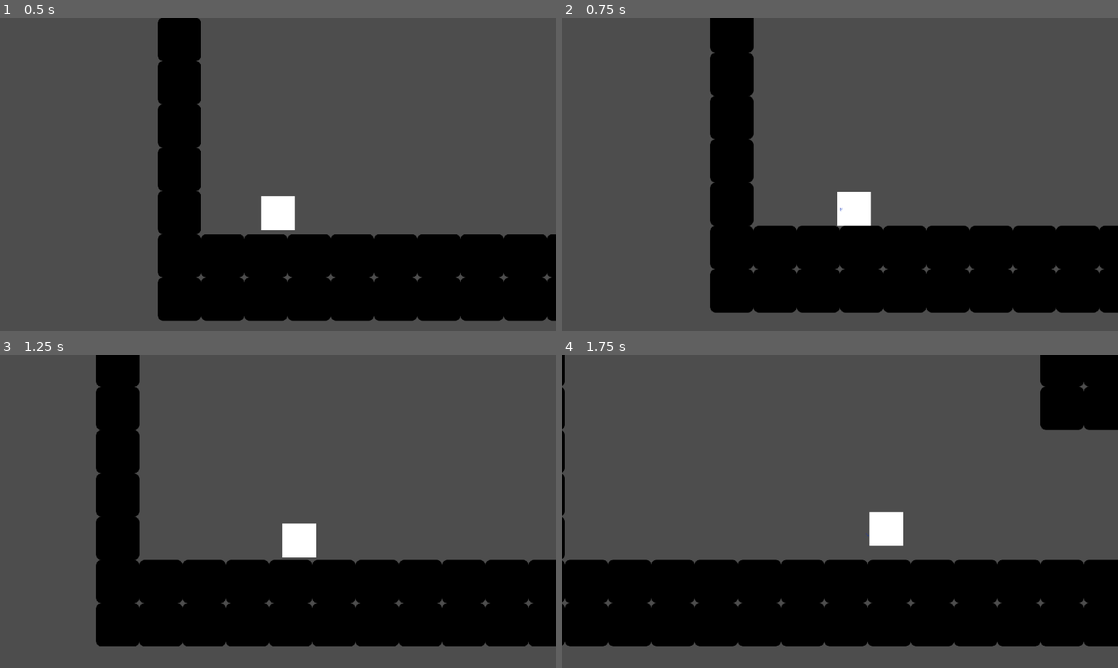
Above: before the commit, frames 1-4 (two rows, left to right).
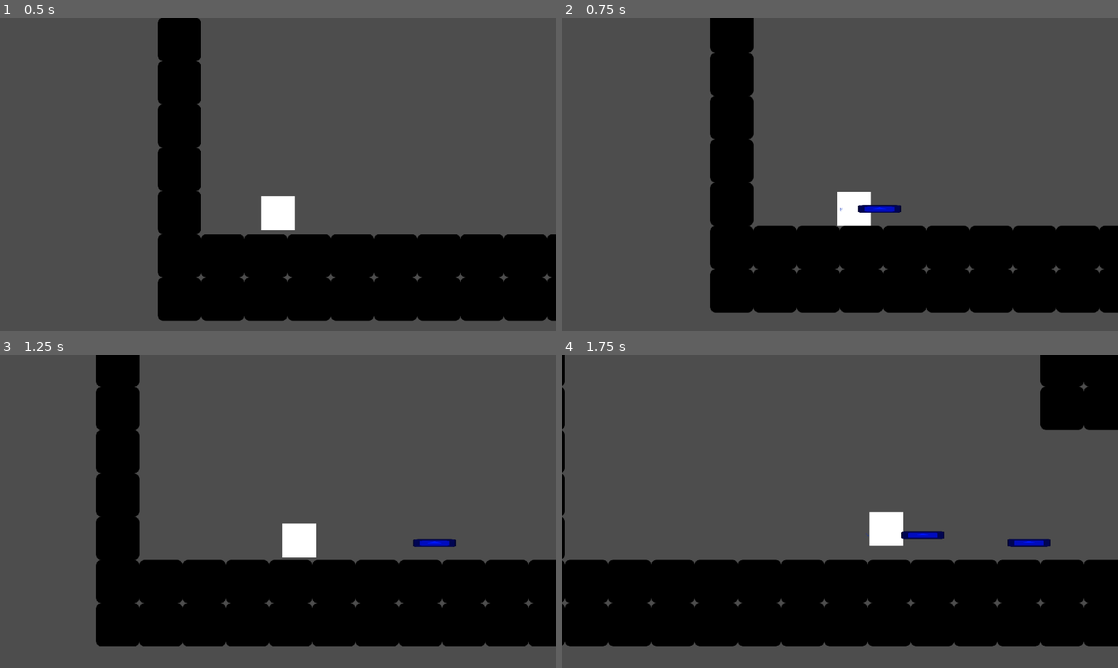
Above: after the commit, the same moments.

Repository: LitheFulminare/Operation-Venulysian
Game: Godot game, scene res://Game scenes/Prototyping.tscn
Two runs of this game, one before a commit and one after it. Both use one fixed random seed, a clock stepped at 60 frames per second and the inputs below. The engine's default icon, where the game draws it, is replaced by a stand-in: a white triangle on a blue panel in a dark square.
Inputs (mouse positions are in pixels of both pictures, inside the frame that each line leads up to):
- Up to frame 1 (0.5 s): no input
- Up to frame 2 (0.75 s): move the mouse to (962, 158) at 0.52 s; hold D (Right) from 0.53 s (still down); click (962, 158) at 0.6 s
- Up to frame 3 (1.25 s): keep holding D (Right); tap W (Up) at 0.77 s
- Up to frame 4 (1.75 s): keep holding D (Right); move the mouse to (728, 527) at 1.27 s; tap Shift (Dash) at 1.35 s; tap W (Up) at 1.52 s; click (728, 527) at 1.55 s

Frame 1 is identical in both runs. In frame 2, 0.2% of the frame differs, in the area x 53-61%, y 59-63%; in frame 3, 0.2%; in frame 4, 0.4%, in the area x 61-88%, y 56-62%.

Commit message:
setup projectile & organization

Diff:
--- a/Operation Venulysian/Player/player.gd
+++ b/Operation Venulysian/Player/Scripts/player.gd
@@ -5,13 +5,15 @@
 @export var movement_component: MovementComponent
 @export var grappling_hook_component: GrapplingHookComponent
 @export var attack_controller: AttackController
+@export var weapon_controller: WeaponContoller
 
 var is_movement_blocked: bool = false
 var is_in_grappling_hook: bool = false
 
 func _process(_delta: float) -> void:
 	if Input.is_action_just_pressed("Melee"):
-		attack_controller.melee_attack()
+		weapon_controller.shoot(global_position, Vector2(1,0))
+		#attack_controller.melee_attack()
 
 func _physics_process(delta: float) -> void:
 	movement_component.move(delta)
--- /dev/null
+++ b/Operation Venulysian/Player/Scripts/projectile.gd
@@ -0,0 +1,17 @@
+class_name Projectile extends Area2D
+
+var direction: Vector2
+var speed: float
+
+func _process(delta: float) -> void:
+	global_position += (direction * speed) * delta
+
+func shoot(direction: Vector2, speed: float) -> void:
+	self.direction = direction
+	self.speed = speed
+
+
+
+func _on_timer_timeout() -> void:
+	print("Projectile despawning")
+	queue_free()
--- /dev/null
+++ b/Operation Venulysian/Player/Scripts/weapon_controller.gd
@@ -0,0 +1,13 @@
+class_name WeaponContoller extends Node
+
+@export_group("Components")
+@export var projectile_scene: PackedScene
+
+@export_group("Parameters")
+@export var projectile_velocity: float = 1000.0
+
+func shoot(spawn_position: Vector2, direction: Vector2) -> void:
+	var projectile: Projectile = projectile_scene.instantiate()
+	get_tree().root.add_child(projectile)
+	projectile.shoot(direction, projectile_velocity)
+	projectile.global_position = spawn_position
--- a/Operation Venulysian/Player/player.tscn
+++ b/Operation Venulysian/Player/player.tscn
@@ -1,10 +1,12 @@
-[gd_scene load_steps=8 format=3 uid="uid://b1vtmnwr2sk4q"]
+[gd_scene load_steps=10 format=3 uid="uid://b1vtmnwr2sk4q"]
 
-[ext_resource type="Script" uid="uid://creutxpg4tk0i" path="res://Player/player.gd" id="1_4ntmi"]
+[ext_resource type="Script" uid="uid://creutxpg4tk0i" path="res://Player/Scripts/player.gd" id="1_4ntmi"]
 [ext_resource type="Script" uid="uid://b4yrdgvplq3aq" path="res://Components/Entity/movement_controller.gd" id="1_l8h54"]
-[ext_resource type="Script" uid="uid://bja0wtxt55a36" path="res://Player/grappling_hook_controller.gd" id="3_btcbx"]
-[ext_resource type="Script" uid="uid://carsdkjlmcge2" path="res://Player/attack_controller.gd" id="3_k53q1"]
+[ext_resource type="Script" uid="uid://bja0wtxt55a36" path="res://Player/Scripts/grappling_hook_controller.gd" id="3_btcbx"]
+[ext_resource type="Script" uid="uid://dna7u7nx0tqjy" path="res://Player/Scripts/weapon_controller.gd" id="3_fhl08"]
+[ext_resource type="Script" uid="uid://carsdkjlmcge2" path="res://Player/Scripts/attack_controller.gd" id="3_k53q1"]
 [ext_resource type="Texture2D" uid="uid://wsc0yr7432b8" path="res://Player/Sprites/Chain tilable 2.png" id="4_gwnis"]
+[ext_resource type="PackedScene" uid="uid://bvclpbt50uv5l" path="res://Player/projectile.tscn" id="4_vtle1"]
 
 [sub_resource type="RectangleShape2D" id="RectangleShape2D_k53q1"]
 size = Vector2(146, 167.5)
@@ -12,12 +14,13 @@
 [sub_resource type="RectangleShape2D" id="RectangleShape2D_vfyey"]
 size = Vector2(100, 100)
 
-[node name="Player" type="CharacterBody2D" node_paths=PackedStringArray("movement_component", "grappling_hook_component", "attack_controller")]
+[node name="Player" type="CharacterBody2D" node_paths=PackedStringArray("movement_component", "grappling_hook_component", "attack_controller", "weapon_controller")]
 collision_layer = 2
 script = ExtResource("1_4ntmi")
 movement_component = NodePath("Movement Controller")
 grappling_hook_component = NodePath("Grappling Hook Controller")
 attack_controller = NodePath("Attack Controller")
+weapon_controller = NodePath("Weapon Controller")
 
 [node name="Movement Controller" type="Node" parent="." node_paths=PackedStringArray("player", "dash_duration_timer", "dash_cooldown_timer")]
 script = ExtResource("1_l8h54")
@@ -27,6 +30,10 @@
 walk_speed = 350.0
 jump_velocity = 450.0
 jump_release_deceleration = 0.35
+
+[node name="Weapon Controller" type="Node" parent="."]
+script = ExtResource("3_fhl08")
+projectile_scene = ExtResource("4_vtle1")
 
 [node name="Attack Controller" type="Node2D" parent="." node_paths=PackedStringArray("player", "attack_window_timer", "sword_hitbox", "sword_hit_window_timer")]
 script = ExtResource("3_k53q1")
--- /dev/null
+++ b/Operation Venulysian/Player/projectile.tscn
@@ -0,0 +1,27 @@
+[gd_scene load_steps=4 format=3 uid="uid://bvclpbt50uv5l"]
+
+[ext_resource type="Script" uid="uid://blt4wujjnmpjq" path="res://Player/Scripts/projectile.gd" id="1_7k6uo"]
+[ext_resource type="Texture2D" uid="uid://c1t3pshnpfysr" path="res://icon.svg" id="1_o11rv"]
+
+[sub_resource type="RectangleShape2D" id="RectangleShape2D_o11rv"]
+size = Vector2(128, 20)
+
+[node name="Projectile" type="Area2D"]
+collision_layer = 16
+collision_mask = 13
+script = ExtResource("1_7k6uo")
+
+[node name="Sprite2D" type="Sprite2D" parent="."]
+modulate = Color(0, 0.0859375, 1, 1)
+scale = Vector2(1, 0.175)
+texture = ExtResource("1_o11rv")
+
+[node name="CollisionShape2D" type="CollisionShape2D" parent="."]
+shape = SubResource("RectangleShape2D_o11rv")
+
+[node name="Timer" type="Timer" parent="."]
+wait_time = 2.0
+one_shot = true
+autostart = true
+
+[connection signal="timeout" from="Timer" to="." method="_on_timer_timeout"]
--- a/Operation Venulysian/project.godot
+++ b/Operation Venulysian/project.godot
@@ -17,7 +17,7 @@
 
 [autoload]
 
-PlayerVars="*res://Player/player_vars.gd"
+PlayerVars="*res://Player/Scripts/player_vars.gd"
 
 [display]
 
@@ -67,6 +67,7 @@
 2d_physics/layer_2="Player"
 2d_physics/layer_3="Enemy"
 2d_physics/layer_4="Shredder (boid)"
+2d_physics/layer_5="Player projectile"
 
 [physics]
 
Renamed: Operation Venulysian/Player/attack_controller.gd -> Operation Venulysian/Player/Scripts/attack_controller.gd
Renamed: Operation Venulysian/Player/attack_controller.gd.uid -> Operation Venulysian/Player/Scripts/attack_controller.gd.uid
Renamed: Operation Venulysian/Player/grappling_hook_controller.gd -> Operation Venulysian/Player/Scripts/grappling_hook_controller.gd
Renamed: Operation Venulysian/Player/grappling_hook_controller.gd.uid -> Operation Venulysian/Player/Scripts/grappling_hook_controller.gd.uid
Renamed: Operation Venulysian/Player/player.gd.uid -> Operation Venulysian/Player/Scripts/player.gd.uid
Renamed: Operation Venulysian/Player/player_vars.gd -> Operation Venulysian/Player/Scripts/player_vars.gd
Renamed: Operation Venulysian/Player/player_vars.gd.uid -> Operation Venulysian/Player/Scripts/player_vars.gd.uid
Not shown, added: Operation Venulysian/Player/Scripts/projectile.gd.uid
Not shown, added: Operation Venulysian/Player/Scripts/weapon_controller.gd.uid
